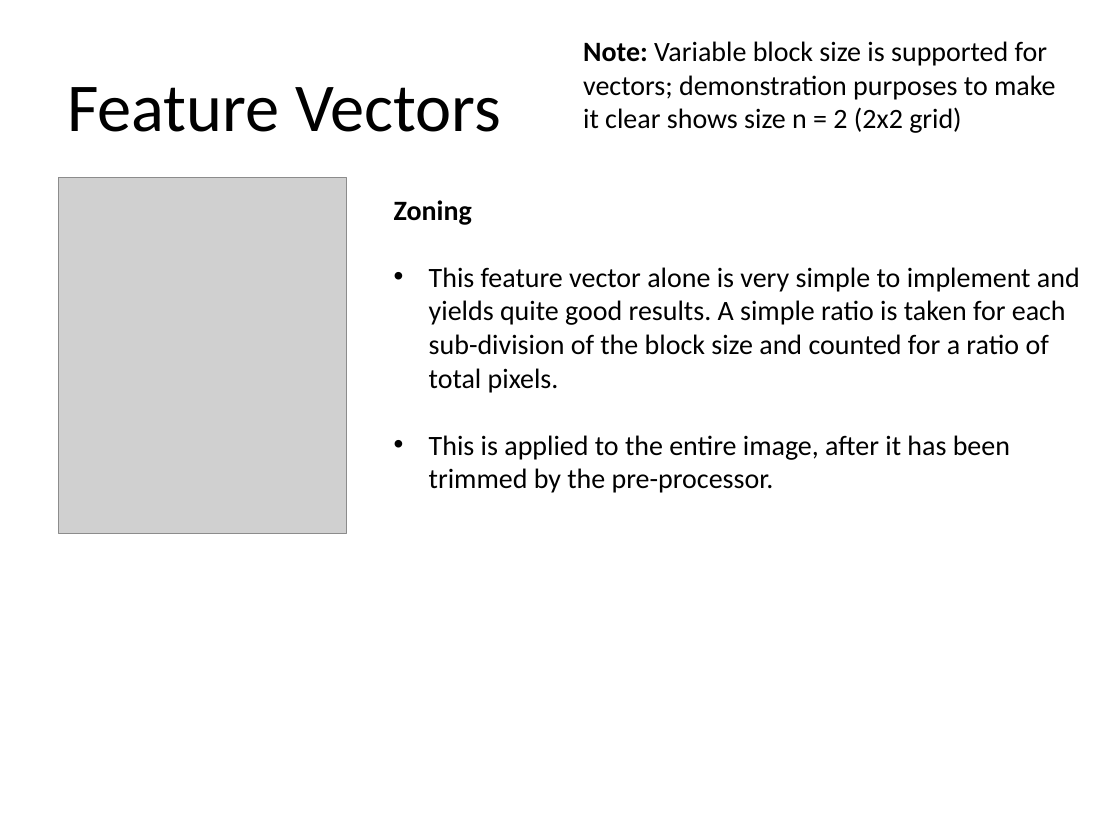
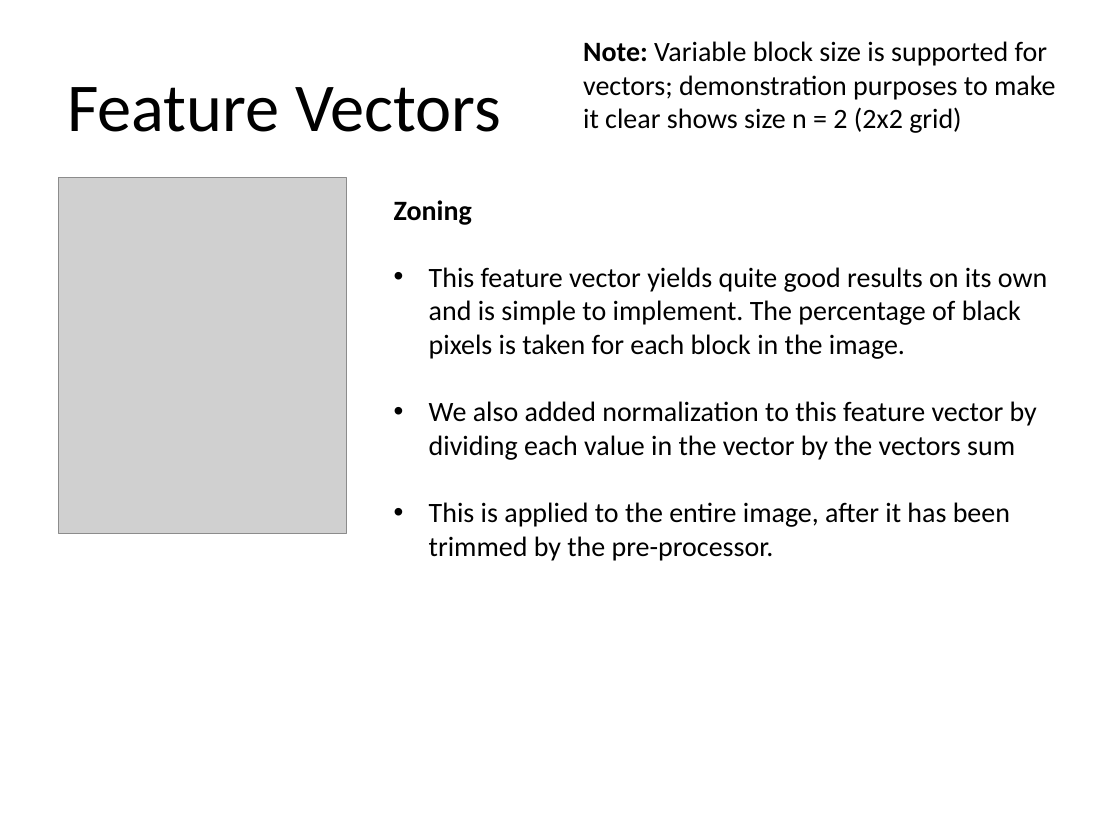
Before and after one commit to hilts-vaughan/cp467, a slide deck: slide 3 of Mean Vector Clustering w.pptx. Drawn at 1120x840 pixels with LibreOffice and Linux fonts; fonts in the diff are those of the drawing; grey boxes stand for pictures. Boxes give left, top, right and bottom in pixels: in the first picture for what was removed or moved away, otherwise in the second. Text is boxed around its words. In the diff, an @@ line names an element or a change of style, - is before the commit and + after.

```diff
--- a/Mean Vector Clustering w.pptx
+++ b/Mean Vector Clustering w.pptx
@@ text at <box>429,267,1047,460</box>: text changed @@
-• This feature vector alone is very simple to implement and yields quite good results. A simple ratio is taken for each sub-division of the block size and counted for a ratio of total pixels.
+• This feature vector yields quite good results on its own and is simple to implement. The percentage of black pixels is taken for each block in the image.
+• We also added normalization to this feature vector by dividing each value in the vector by the vectors sum
```
Also in this commit, not shown: 4 other slides changed.
